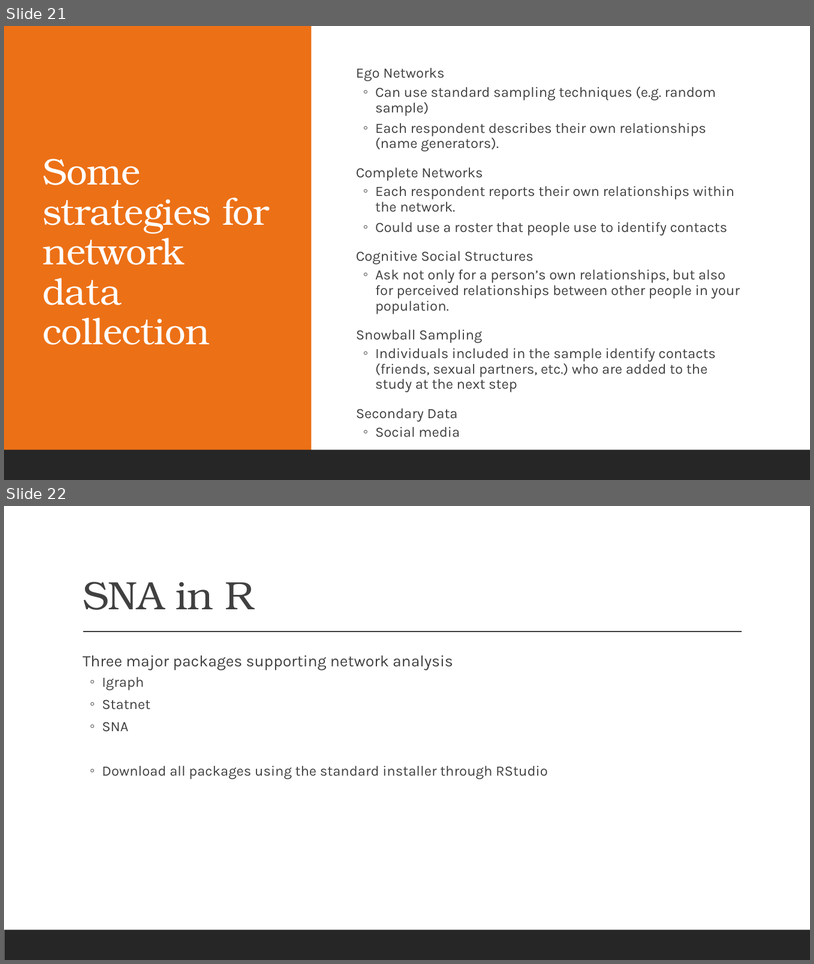
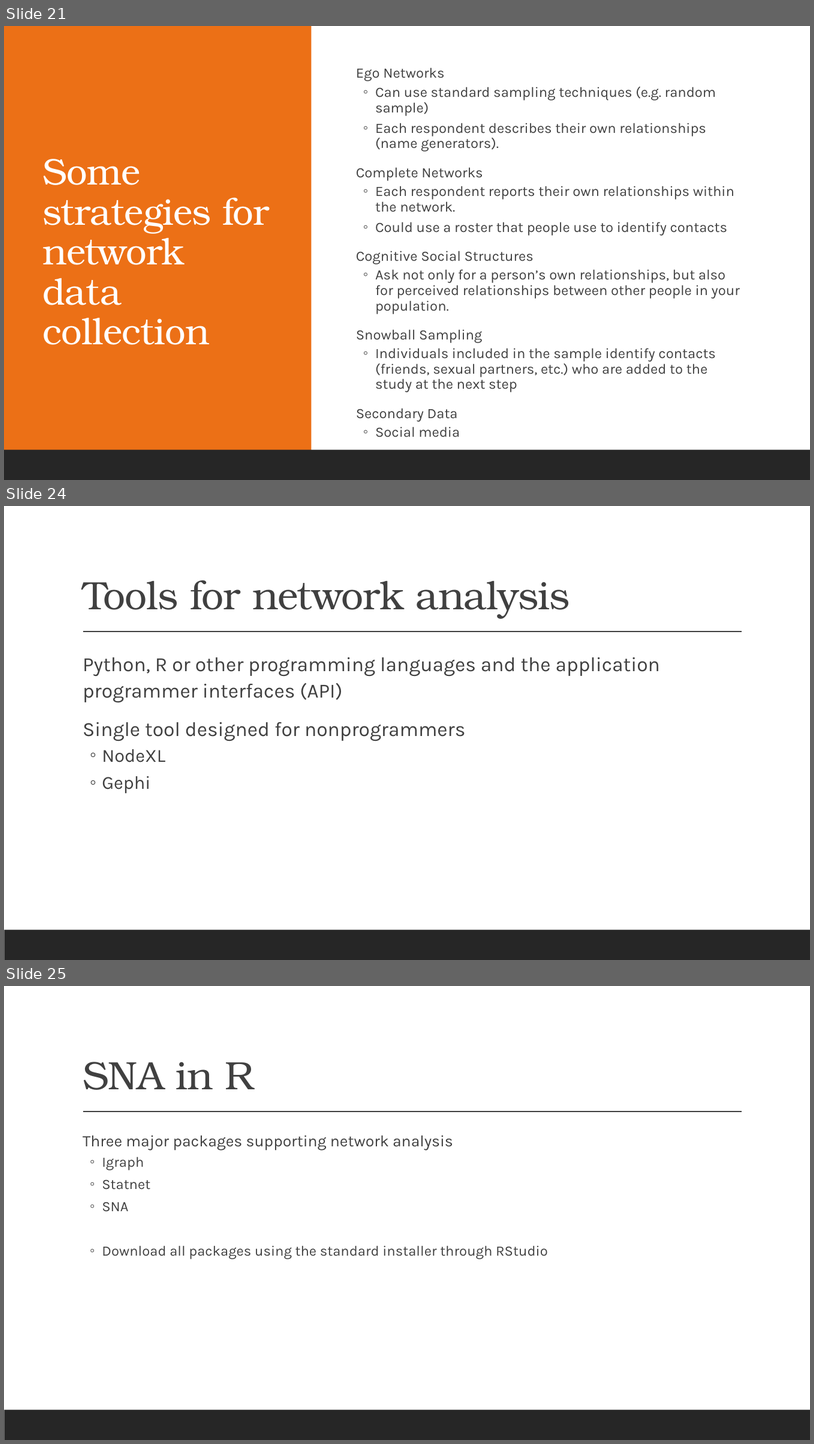
Before and after one commit to elisegia/COC, a slide deck: Day 3.pptx. Shown one above the other, each under a label of ours: slides 21 and 22 before the commit, slides 21, 24 and 25 after it; the slides between them are not shown. The pictures are 814x964 and 814x1444 pixels, drawn with LibreOffice and Linux fonts; fonts in the diff are those of the drawing. Boxes give left, top, right and bottom in pixels: in the first picture for what was removed or moved away, otherwise in the second. Text is boxed around its words. In the diff, an @@ line names an element or a change of style, - is before the commit and + after.

```diff
--- a/Day 3.pptx
+++ b/Day 3.pptx
@@ slide 24 added at (4,506,810,960), background #FFFFFF; not listed: 2 template elements that a slide beside it also shows @@
@@ title added at (83,580,570,619), 47 pt, text #404040 @@
+Tools for network analysis
@@ text added at (83,657,660,793), 24 pt, text #404040 @@
+  Python, R or other programming languages and the application programmer interfaces (API)
+  Single tool designed for nonprogrammers
+  ◦ NodeXL
+  ◦ Gephi
@@ what was slide 22 is now slide 25 @@
```
Also in this commit, not shown: 2 slides changed, 4 other slides added, 2 slides removed, 2 other files.
